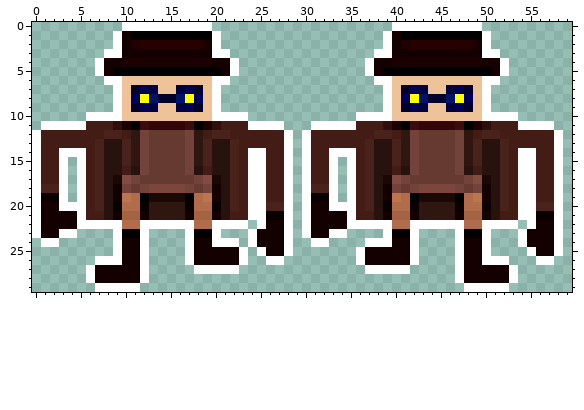
Pixel-art sprite: res/player/walking.png. The picture above is the old version.
The file is 60x30 pixels. Colours within 5 levels of each other are drawn and written as one. The old version is drawn lined up with the new one.
The same view after the edit:
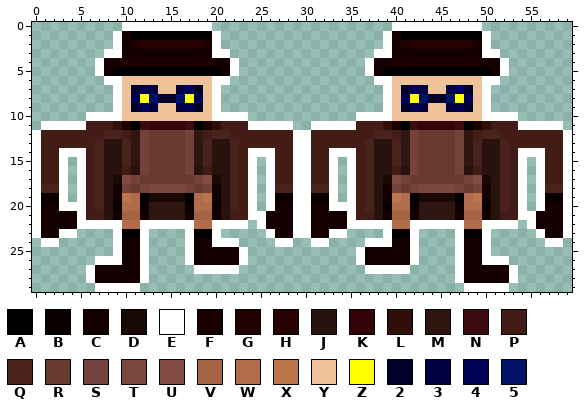
Palette (. is transparent): A #000000  B #0b0000  C #140000  D #1a0805  E #ffffff  F #1b0000  G #210000  H #270000  J #27120e  K #330509  L #300e0c  M #2f1611  N #3c0b0f  P #421c15  Q #49221c  R #663931  S #73423a  T #7a463d  U #834c43  V #a46444  W #b16d4b  X #bd754d  Y #eec39a  Z #ffff00  2 #00002c  3 #000040  4 #000054  5 #001369
The exact change:
{"change": "whole drawing moved by -1,+0 (the old picture is shown already moved)"}
{"y":11,"x":28,"old":".","new":"E"}
{"y":11,"x":58,"old":".","new":"E"}
{"y":12,"x":28,"old":"E.","new":"PE"}
{"y":12,"x":58,"old":"E.","new":"PE"}
{"y":13,"x":28,"old":"E.","new":"PE"}
{"y":13,"x":58,"old":"E.","new":"PE"}
{"y":14,"x":26,"old":"P","new":"E"}
{"y":14,"x":28,"old":"E.","new":"PE"}
{"y":14,"x":56,"old":"P","new":"E"}
{"y":14,"x":58,"old":"E.","new":"PE"}
{"y":15,"x":25,"old":"EP","new":".E"}
{"y":15,"x":28,"old":"E.","new":"PE"}
{"y":15,"x":55,"old":"EP","new":".E"}
{"y":15,"x":58,"old":"E.","new":"PE"}
{"y":16,"x":25,"old":"EP","new":".E"}
{"y":16,"x":28,"old":"E.","new":"PE"}
{"y":16,"x":55,"old":"EP","new":".E"}
{"y":16,"x":58,"old":"E.","new":"PE"}
{"y":17,"x":25,"old":"EP","new":".E"}
{"y":17,"x":28,"old":"E.","new":"PE"}
{"y":17,"x":55,"old":"EP","new":".E"}
{"y":17,"x":58,"old":"E.","new":"PE"}
{"y":18,"x":25,"old":"EPPE.","new":".EQQE"}
{"y":18,"x":55,"old":"EPPE.","new":".EQQE"}
{"y":19,"x":25,"old":"EPPE.","new":".EBBE"}
{"y":19,"x":55,"old":"EPPE.","new":".EBBE"}
{"y":20,"x":25,"old":"EQQE.","new":".ECCE"}
{"y":20,"x":55,"old":"EQQE.","new":".ECCE"}
{"y":21,"x":26,"old":"BBE.","new":"CCCE"}
{"y":21,"x":56,"old":"BBE.","new":"CCCE"}
{"y":22,"x":28,"old":"E.","new":"CE"}
{"y":22,"x":58,"old":"E.","new":"CE"}
{"y":23,"x":24,"old":"ECC","new":"..E"}
{"y":23,"x":28,"old":"E.","new":"CE"}
{"y":23,"x":54,"old":"ECC","new":"..E"}
{"y":23,"x":58,"old":"E.","new":"CE"}
{"y":24,"x":24,"old":"ECCC","new":"...E"}
{"y":24,"x":54,"old":"ECCC","new":"...E"}
{"y":25,"x":25,"old":"ECCE","new":"...."}
{"y":25,"x":55,"old":"ECCE","new":"...."}
{"y":26,"x":26,"old":"EE","new":".."}
{"y":26,"x":56,"old":"EE","new":".."}
{"label":"changed","picture_box":[248,121,302,265]}
{"label":"changed","picture_box":[518,121,572,265]}
